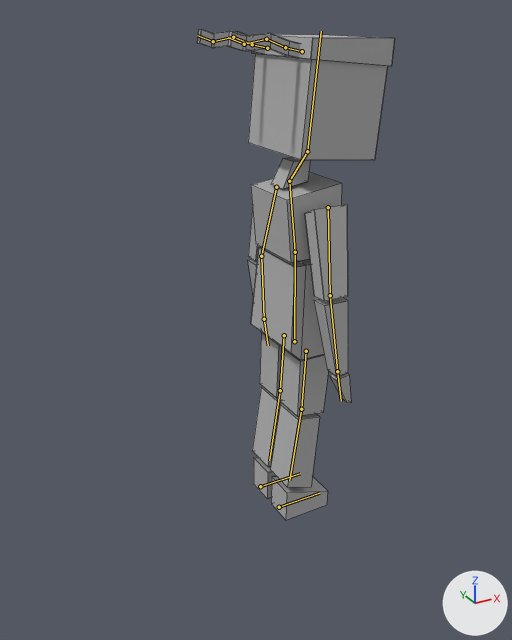
One commit to the Blender file Assets/Models/Player.blend: the scene before it, then after it.
Both versions are drawn from a 50 mm lens placed at (-7.49, -11.85, 10.69), pointed at (-0.75, 0.39, 4.57). The lights are fixed; the arrows at lower right show +X, +Y and +Z. The bones that bend it are drawn over the model as lines. Mesh edges are drawn as thin lines.

Objects in the first picture: 'Ninja_Mesh'.
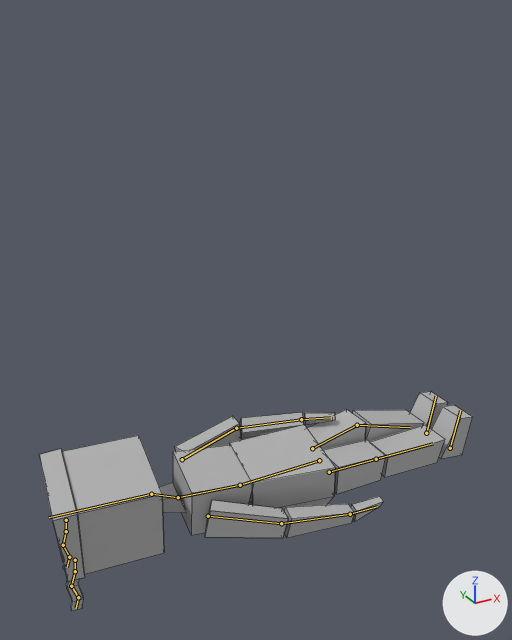
The newer file adds an action. The first version stands in its rest pose; the second is drawn at frame 1 of the action 'Get Up'.

The change, as JSON lines over the scene's bpy script:
```json
{"block": "bone_hips", "where": "bone_hips = bpy.data.objects['Ninja'].pose.bones['Hips']"}
{"op": "set", "path": "bone_hips.location", "old": "(0.0, 0.0, 0.0)", "new": "(0.0, -3.37, -0.71)"}
{"op": "set", "path": "bone_hips.rotation_quaternion", "old": "(1.0, 0.0, 0.0, 0.0)", "new": "(0.683, 0.726, -0.079, 0.01)", "note": "degrees (0, 0, 0) -> degrees (94, -7, -6)"}
{"block": "bone_chest", "where": "bone_chest = bpy.data.objects['Ninja'].pose.bones['Chest']  # child of 'Hips'"}
{"op": "set", "path": "bone_chest.rotation_quaternion", "old": "(1.0, 0.0, 0.0, 0.0)", "new": "(0.994, -0.108, 0.0, 0.0)", "note": "degrees (0, 0, 0) -> degrees (-12, 0, 0)"}
{"block": "bone_neck", "where": "bone_neck = bpy.data.objects['Ninja'].pose.bones['Neck']  # child of 'Chest'"}
{"op": "set", "path": "bone_neck.rotation_quaternion", "old": "(1.0, 0.0, 0.0, 0.0)", "new": "(0.986, 0.169, 0.0, 0.0)", "note": "degrees (0, 0, 0) -> degrees (20, 0, 0)"}
{"block": "bone_head", "where": "bone_head = bpy.data.objects['Ninja'].pose.bones['Head']  # child of 'Neck'"}
{"op": "set", "path": "bone_head.rotation_quaternion", "old": "(1.0, 0.0, 0.0, 0.0)", "new": "(0.999, -0.041, 0.0, 0.0)", "note": "degrees (0, 0, 0) -> degrees (-5, 0, 0)"}
{"block": "bone_arm_upper_l", "where": "bone_arm_upper_l = bpy.data.objects['Ninja'].pose.bones['Arm Upper.L']  # child of 'Chest'"}
{"op": "set", "path": "bone_arm_upper_l.rotation_quaternion", "old": "(1.0, 0.0, 0.0, 0.0)", "new": "(0.986, -0.154, -0.029, -0.049)", "note": "degrees (0, 0, 0) -> degrees (-18, -4, -5)"}
{"block": "bone_arm_lower_l", "where": "bone_arm_lower_l = bpy.data.objects['Ninja'].pose.bones['Arm Lower.L']  # child of 'Arm Upper.L'"}
{"op": "set", "path": "bone_arm_lower_l.rotation_quaternion", "old": "(1.0, 0.0, 0.0, 0.0)", "new": "(0.934, -0.021, 0.267, 0.236)", "note": "degrees (0, 0, 0) -> degrees (6, 31, 30)"}
{"block": "bone_leg_ik_l", "where": "bone_leg_ik_l = bpy.data.objects['Ninja'].pose.bones['Leg IK.L']"}
{"op": "set", "path": "bone_leg_ik_l.location", "old": "(0.0, 0.0, 0.0)", "new": "(0.0, -4.35, -0.4)"}
{"op": "set", "path": "bone_leg_ik_l.rotation_quaternion", "old": "(1.0, 0.0, 0.0, 0.0)", "new": "(0.762, -0.647, 0.0, 0.0)", "note": "degrees (0, 0, 0) -> degrees (-81, 0, 0)"}
{"block": "bone_leg_ik_r", "where": "bone_leg_ik_r = bpy.data.objects['Ninja'].pose.bones['Leg IK.R']"}
{"op": "set", "path": "bone_leg_ik_r.location", "old": "(0.0, 0.0, 0.0)", "new": "(0.0, -4.38, -0.39)"}
{"op": "set", "path": "bone_leg_ik_r.rotation_quaternion", "old": "(1.0, 0.0, 0.0, 0.0)", "new": "(0.762, -0.647, 0.0, 0.0)", "note": "degrees (0, 0, 0) -> degrees (-81, 0, 0)"}
```

What differs and where, as boxes (x1, y1, x2, y2) in the pictures (512 x 640 px):
```json
{"object": "Ninja_Mesh", "change": "posed", "before": [197, 29, 395, 520], "after": [39, 391, 472, 611], "on screen": "118% wider, 55% shorter"}
{"bone": "Hips", "before": "(294, 341) to (295, 252)", "after": "(319, 460) to (240, 485)"}
{"bone": "Chest", "before": "(295, 252) to (289, 181)", "after": "(240, 485) to (178, 497)"}
{"bone": "Neck", "before": "(289, 181) to (307, 151)", "after": "(178, 497) to (151, 494)"}
{"bone": "Head", "before": "(307, 151) to (321, 31)", "after": "(151, 494) to (49, 517)"}
{"bone": "Arm Upper.L", "before": "(276, 187) to (261, 256)", "after": "(182, 459) to (236, 428)"}
{"bone": "Arm Lower.L", "before": "(261, 256) to (264, 319)", "after": "(236, 428) to (301, 419)"}
```
